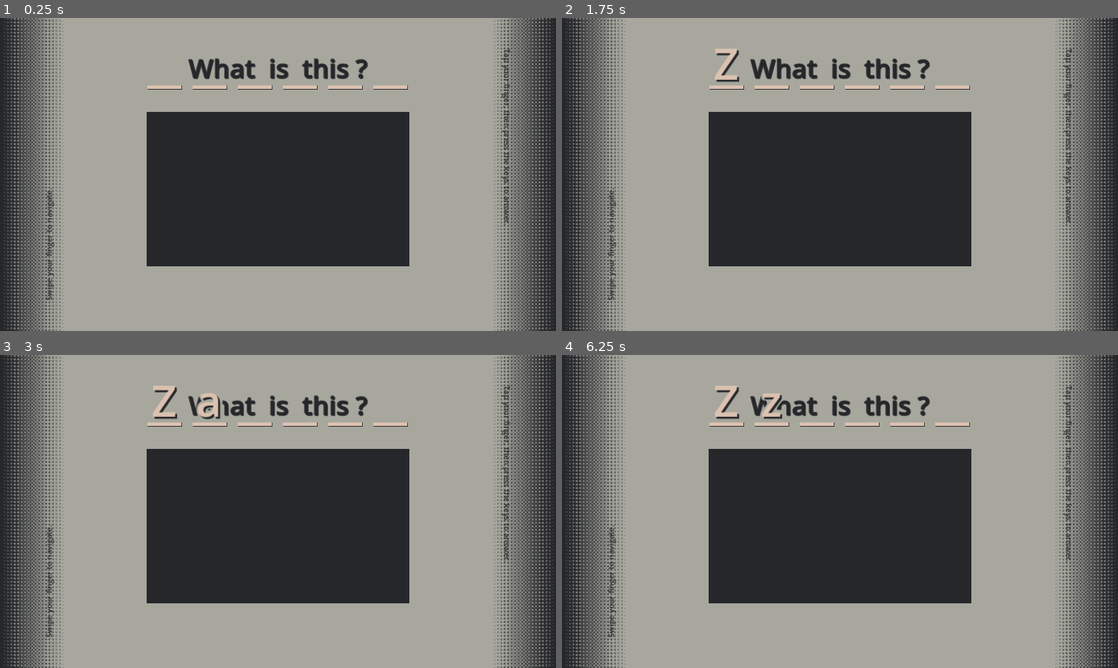
Above: before the commit, frames 1-4 (two rows, left to right).
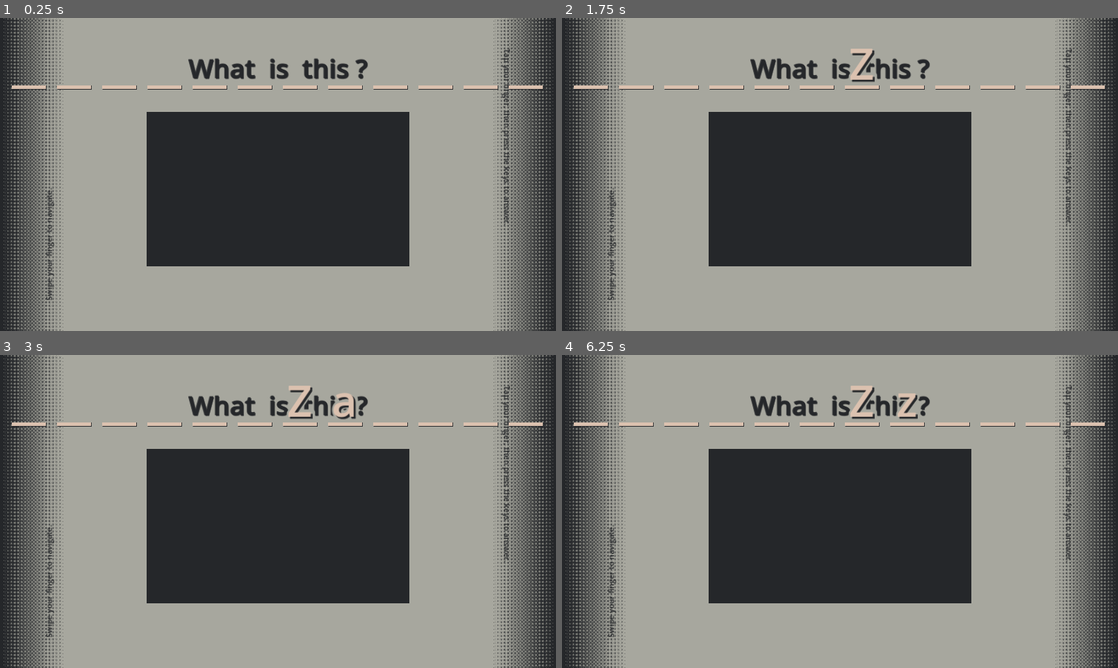
Above: after the commit, the same moments.

Repository: Lalayqz/what-is-this
Game: Godot game, scene res://resources/scenes/main_mobile.tscn
Two runs of this game, one before a commit and one after it. Both use one fixed random seed, a clock stepped at 60 frames per second and the inputs below. This scene is started directly instead of the project's main scene. Sound files missing from this copy of the repository are replaced by a short silence.
Inputs (mouse positions are in pixels of both pictures, inside the frame that each line leads up to):
- Up to frame 1 (0.25 s): no input
- Up to frame 2 (1.75 s): tap Enter at 0.5 s; move the mouse to (812, 237) at 0.52 s; hold Ctrl 0.53-1.28 s; tap Z at 0.6, 1.55 s; click (812, 237) at 0.67 s; tap Space at 1.25 s; move the mouse to (1006, 221) at 1.27 s; tap Ctrl at 1.35 s
- Up to frame 3 (3 s): tap Enter at 2 s; move the mouse to (111, 464) at 2.02 s; hold Ctrl 2.03-2.78 s; hold A from 2.03 s (still down); tap Z at 2.1 s; tap Space at 2.75 s; move the mouse to (305, 511) at 2.77 s; tap Ctrl at 2.85 s; click (305, 511) at 2.92 s
- Up to frame 4 (6.25 s): tap Z at 3.05, 4.55, 5.1, 6.05 s; tap Enter at 3.5 s; move the mouse to (756, 433) at 3.52 s; hold Ctrl 3.53-4.28 s; tap Backspace at 3.6 s; tap Space at 4.25 s; move the mouse to (962, 495) at 4.27 s; release A at 4.28 s; tap Delete at 4.35 s; move the mouse to (728, 527) at 5.02 s; hold Ctrl 5.03-5.78 s; click (728, 527) at 5.17 s; move the mouse to (895, 442) at 5.77 s; tap Ctrl at 5.85 s

The runs differ from the first frame. In frame 1, 0.5% of the frame differs, in the area x 2-98%, y 21-23%; in frame 2, 1.1%; in frame 3, 1.6%, in the area x 2-98%, y 9-23%; in frame 4, 1.5%.
Error in both runs: Invalid access to property or key 'answer_answered' on a base object of type 'null instance'. (res://resources/scripts/main.gd:22)

Commit message:
make custom level making easier

Diff:
--- /dev/null
+++ b/resources/scenes/letter.tscn
@@ -0,0 +1,40 @@
+[gd_scene load_steps=4 format=3 uid="uid://dc2us75imhtp4"]
+
+[ext_resource type="Theme" uid="uid://bqsc72t373p8a" path="res://resources/styles/input_text.tres" id="1_gijn7"]
+[ext_resource type="Theme" uid="uid://c0u4ddfk4cxda" path="res://resources/styles/input_text_background.tres" id="2_lhnul"]
+[ext_resource type="Texture2D" uid="uid://bfthkq0xhaqn" path="res://resources/images/underscore.png" id="3_phguw"]
+
+[node name="Letter" type="CenterContainer"]
+custom_minimum_size = Vector2(100, 0)
+
+[node name="Letter" type="VSplitContainer" parent="."]
+custom_minimum_size = Vector2(100, 0)
+layout_mode = 2
+dragger_visibility = 1
+
+[node name="Letter" type="CenterContainer" parent="Letter"]
+layout_mode = 2
+
+[node name="Letter" type="MarginContainer" parent="Letter/Letter"]
+layout_mode = 2
+theme_override_constants/margin_right = 4
+
+[node name="Letter" type="Label" parent="Letter/Letter/Letter"]
+z_index = 2
+layout_mode = 2
+theme = ExtResource("1_gijn7")
+text = " "
+horizontal_alignment = 1
+
+[node name="LetterBackground" type="Label" parent="Letter/Letter/Letter"]
+z_index = 1
+z_as_relative = false
+layout_mode = 2
+theme = ExtResource("2_lhnul")
+text = " "
+horizontal_alignment = 1
+
+[node name="Underscore" type="TextureRect" parent="Letter"]
+layout_mode = 2
+texture = ExtResource("3_phguw")
+stretch_mode = 3
--- a/resources/scenes/main_pc.tscn
+++ b/resources/scenes/main_pc.tscn
@@ -7,9 +7,6 @@
 [ext_resource type="StyleBox" uid="uid://dpsor6vsxd0np" path="res://resources/styles/border.tres" id="5_pr8ge"]
 [ext_resource type="Texture2D" uid="uid://dlml15kyg0fm0" path="res://resources/images/the_thing.png" id="6_tbjkt"]
 [ext_resource type="Script" path="res://resources/scripts/input.gd" id="7_2cdqt"]
-[ext_resource type="Theme" uid="uid://bqsc72t373p8a" path="res://resources/styles/input_text.tres" id="8_dvjfh"]
-[ext_resource type="Theme" uid="uid://c0u4ddfk4cxda" path="res://resources/styles/input_text_background.tres" id="9_ygr72"]
-[ext_resource type="Texture2D" uid="uid://bfthkq0xhaqn" path="res://resources/images/underscore.png" id="10_4utl0"]
 
 [sub_resource type="SystemFont" id="SystemFont_shy3v"]
 
@@ -119,219 +116,3 @@
 layout_mode = 2
 alignment = 1
 script = ExtResource("7_2cdqt")
-
-[node name="Letter1" type="CenterContainer" parent="UI/Input/Input/Input"]
-custom_minimum_size = Vector2(100, 0)
-layout_mode = 2
-
-[node name="Letter" type="VSplitContainer" parent="UI/Input/Input/Input/Letter1"]
-custom_minimum_size = Vector2(100, 0)
-layout_mode = 2
-dragger_visibility = 1
-
-[node name="Letter" type="CenterContainer" parent="UI/Input/Input/Input/Letter1/Letter"]
-layout_mode = 2
-
-[node name="Letter" type="MarginContainer" parent="UI/Input/Input/Input/Letter1/Letter/Letter"]
-layout_mode = 2
-theme_override_constants/margin_right = 4
-
-[node name="Letter" type="Label" parent="UI/Input/Input/Input/Letter1/Letter/Letter/Letter"]
-z_index = 2
-layout_mode = 2
-theme = ExtResource("8_dvjfh")
-text = " "
-horizontal_alignment = 1
-
-[node name="LetterBackground" type="Label" parent="UI/Input/Input/Input/Letter1/Letter/Letter/Letter"]
-z_index = 1
-z_as_relative = false
-layout_mode = 2
-theme = ExtResource("9_ygr72")
-text = " "
-horizontal_alignment = 1
-
-[node name="Underscore" type="TextureRect" parent="UI/Input/Input/Input/Letter1/Letter"]
-layout_mode = 2
-texture = ExtResource("10_4utl0")
-stretch_mode = 3
-
-[node name="Letter2" type="CenterContainer" parent="UI/Input/Input/Input"]
-custom_minimum_size = Vector2(100, 0)
-layout_mode = 2
-
-[node name="Letter" type="VSplitContainer" parent="UI/Input/Input/Input/Letter2"]
-custom_minimum_size = Vector2(100, 0)
-layout_mode = 2
-dragger_visibility = 1
-
-[node name="Letter" type="CenterContainer" parent="UI/Input/Input/Input/Letter2/Letter"]
-layout_mode = 2
-
-[node name="Letter" type="MarginContainer" parent="UI/Input/Input/Input/Letter2/Letter/Letter"]
-layout_mode = 2
-theme_override_constants/margin_right = 4
-
-[node name="Letter" type="Label" parent="UI/Input/Input/Input/Letter2/Letter/Letter/Letter"]
-z_index = 2
-layout_mode = 2
-theme = ExtResource("8_dvjfh")
-text = " "
-horizontal_alignment = 1
-
-[node name="LetterBackground" type="Label" parent="UI/Input/Input/Input/Letter2/Letter/Letter/Letter"]
-z_index = 1
-z_as_relative = false
-layout_mode = 2
-theme = ExtResource("9_ygr72")
-text = " "
-horizontal_alignment = 1
-
-[node name="Underscore" type="TextureRect" parent="UI/Input/Input/Input/Letter2/Letter"]
-layout_mode = 2
-texture = ExtResource("10_4utl0")
-stretch_mode = 3
-
-[node name="Letter3" type="CenterContainer" parent="UI/Input/Input/Input"]
-custom_minimum_size = Vector2(100, 0)
-layout_mode = 2
-
-[node name="Letter" type="VSplitContainer" parent="UI/Input/Input/Input/Letter3"]
-custom_minimum_size = Vector2(100, 0)
-layout_mode = 2
-dragger_visibility = 1
-
-[node name="Letter" type="CenterContainer" parent="UI/Input/Input/Input/Letter3/Letter"]
-layout_mode = 2
-
-[node name="Letter" type="MarginContainer" parent="UI/Input/Input/Input/Letter3/Letter/Letter"]
-layout_mode = 2
-theme_override_constants/margin_right = 4
-
-[node name="Letter" type="Label" parent="UI/Input/Input/Input/Letter3/Letter/Letter/Letter"]
-z_index = 2
-layout_mode = 2
-theme = ExtResource("8_dvjfh")
-text = " "
-horizontal_alignment = 1
-
-[node name="LetterBackground" type="Label" parent="UI/Input/Input/Input/Letter3/Letter/Letter/Letter"]
-z_index = 1
-z_as_relative = false
-layout_mode = 2
-theme = ExtResource("9_ygr72")
-text = " "
-horizontal_alignment = 1
-
-[node name="Underscore" type="TextureRect" parent="UI/Input/Input/Input/Letter3/Letter"]
-layout_mode = 2
-texture = ExtResource("10_4utl0")
-stretch_mode = 3
-
-[node name="Letter4" type="CenterContainer" parent="UI/Input/Input/Input"]
-custom_minimum_size = Vector2(100, 0)
-layout_mode = 2
-
-[node name="Letter" type="VSplitContainer" parent="UI/Input/Input/Input/Letter4"]
-custom_minimum_size = Vector2(100, 0)
-layout_mode = 2
-dragger_visibility = 1
-
-[node name="Letter" type="CenterContainer" parent="UI/Input/Input/Input/Letter4/Letter"]
-layout_mode = 2
-
-[node name="Letter" type="MarginContainer" parent="UI/Input/Input/Input/Letter4/Letter/Letter"]
-layout_mode = 2
-theme_override_constants/margin_right = 4
-
-[node name="Letter" type="Label" parent="UI/Input/Input/Input/Letter4/Letter/Letter/Letter"]
-z_index = 2
-layout_mode = 2
-theme = ExtResource("8_dvjfh")
-text = " "
-horizontal_alignment = 1
-
-[node name="LetterBackground" type="Label" parent="UI/Input/Input/Input/Letter4/Letter/Letter/Letter"]
-z_index = 1
-z_as_relative = false
-layout_mode = 2
-theme = ExtResource("9_ygr72")
-text = " "
-horizontal_alignment = 1
-
-[node name="Underscore" type="TextureRect" parent="UI/Input/Input/Input/Letter4/Letter"]
-layout_mode = 2
-texture = ExtResource("10_4utl0")
-stretch_mode = 3
-
-[node name="Letter5" type="CenterContainer" parent="UI/Input/Input/Input"]
-custom_minimum_size = Vector2(100, 0)
-layout_mode = 2
-
-[node name="Letter" type="VSplitContainer" parent="UI/Input/Input/Input/Letter5"]
-custom_minimum_size = Vector2(100, 0)
-layout_mode = 2
-dragger_visibility = 1
-
-[node name="Letter" type="CenterContainer" parent="UI/Input/Input/Input/Letter5/Letter"]
-layout_mode = 2
-
-[node name="Letter" type="MarginContainer" parent="UI/Input/Input/Input/Letter5/Letter/Letter"]
-layout_mode = 2
-theme_override_constants/margin_right = 4
-
-[node name="Letter" type="Label" parent="UI/Input/Input/Input/Letter5/Letter/Letter/Letter"]
-z_index = 2
-layout_mode = 2
-theme = ExtResource("8_dvjfh")
-text = " "
-horizontal_alignment = 1
-
-[node name="LetterBackground" type="Label" parent="UI/Input/Input/Input/Letter5/Letter/Letter/Letter"]
-z_index = 1
-z_as_relative = false
-layout_mode = 2
-theme = ExtResource("9_ygr72")
-text = " "
-horizontal_alignment = 1
-
-[node name="Underscore" type="TextureRect" parent="UI/Input/Input/Input/Letter5/Letter"]
-layout_mode = 2
-texture = ExtResource("10_4utl0")
-stretch_mode = 3
-
-[node name="Letter6" type="CenterContainer" parent="UI/Input/Input/Input"]
-custom_minimum_size = Vector2(100, 0)
-layout_mode = 2
-
-[node name="Letter" type="VSplitContainer" parent="UI/Input/Input/Input/Letter6"]
-custom_minimum_size = Vector2(100, 0)
-layout_mode = 2
-dragger_visibility = 1
-
-[node name="Letter" type="CenterContainer" parent="UI/Input/Input/Input/Letter6/Letter"]
-layout_mode = 2
-
-[node name="Letter" type="MarginContainer" parent="UI/Input/Input/Input/Letter6/Letter/Letter"]
-layout_mode = 2
-theme_override_constants/margin_right = 4
-
-[node name="Letter" type="Label" parent="UI/Input/Input/Input/Letter6/Letter/Letter/Letter"]
-z_index = 2
-layout_mode = 2
-theme = ExtResource("8_dvjfh")
-text = " "
-horizontal_alignment = 1
-
-[node name="LetterBackground" type="Label" parent="UI/Input/Input/Input/Letter6/Letter/Letter/Letter"]
-z_index = 1
-z_as_relative = false
-layout_mode = 2
-theme = ExtResource("9_ygr72")
-text = " "
-horizontal_alignment = 1
-
-[node name="Underscore" type="TextureRect" parent="UI/Input/Input/Input/Letter6/Letter"]
-layout_mode = 2
-texture = ExtResource("10_4utl0")
-stretch_mode = 3
--- a/resources/scripts/input.gd
+++ b/resources/scripts/input.gd
@@ -8,7 +8,6 @@
 const WRONG_COLOR = Color(0xcf6a4fff)
 const CORRECT_COLOR = Color(0xb2af5cff)
 const MAX_TAP_HOLD_TIME = 0.2
-@onready var max_word_length = len(get_children())
 @onready var wrong_buzz = preload("res://resources/sounds/wrong.wav")
 @onready var correct_sound = preload("res://resources/sounds/correct.wav")
 var word = ''
@@ -21,8 +20,10 @@
 
 
 func _ready() -> void:
-	for letter in get_children():
-		input_letters.append(letter.get_node('Letter/Letter/Letter'))
+	for character in ANSWER:
+		var letter_node = load("res://resources/scenes/letter.tscn").instantiate()
+		add_child(letter_node)
+		input_letters.append(letter_node.get_node('Letter/Letter/Letter'))
 
 
 func _input(event):
@@ -88,14 +89,14 @@
 
 # Returns false if nothing is appended.
 func append_to_input(string) -> bool:
-	if len(word) == max_word_length:
+	if len(word) == len(ANSWER):
 		return false
 
 	for character in string:
 		var lower_character = character.to_lower()
 		if lower_character >= 'a' and character <= 'z':
 			word += lower_character
-	word = word.left(max_word_length)
+	word = word.left(len(ANSWER))
 	if len(word) > 0:
 		word[0] = word[0].to_upper()
 	return true
@@ -119,7 +120,7 @@
 func check_answer() -> void:
 	answer_check_in_queue = false
 
-	if len(word) == max_word_length:
+	if len(word) == len(ANSWER):
 		if word == ANSWER:
 			answer_answered.emit()
 
--- a/resources/scripts/panel.gd
+++ b/resources/scripts/panel.gd
@@ -6,6 +6,10 @@
 @onready var texture_of_the_thing = the_thing.texture.get_image()
 @onready var pixel_display_default_color = pixel_display.color
 
+
+func _ready() -> void:
+	$Border.custom_minimum_size = texture_of_the_thing.get_size()
+	pixel_display.custom_minimum_size = texture_of_the_thing.get_size()
 
 func _input(event) -> void:
 	if event is InputEventMouseMotion:
Not shown: 1 places in resources/scenes/main_pc.tscn that only renumber resources
Not shown, changed: README.md
